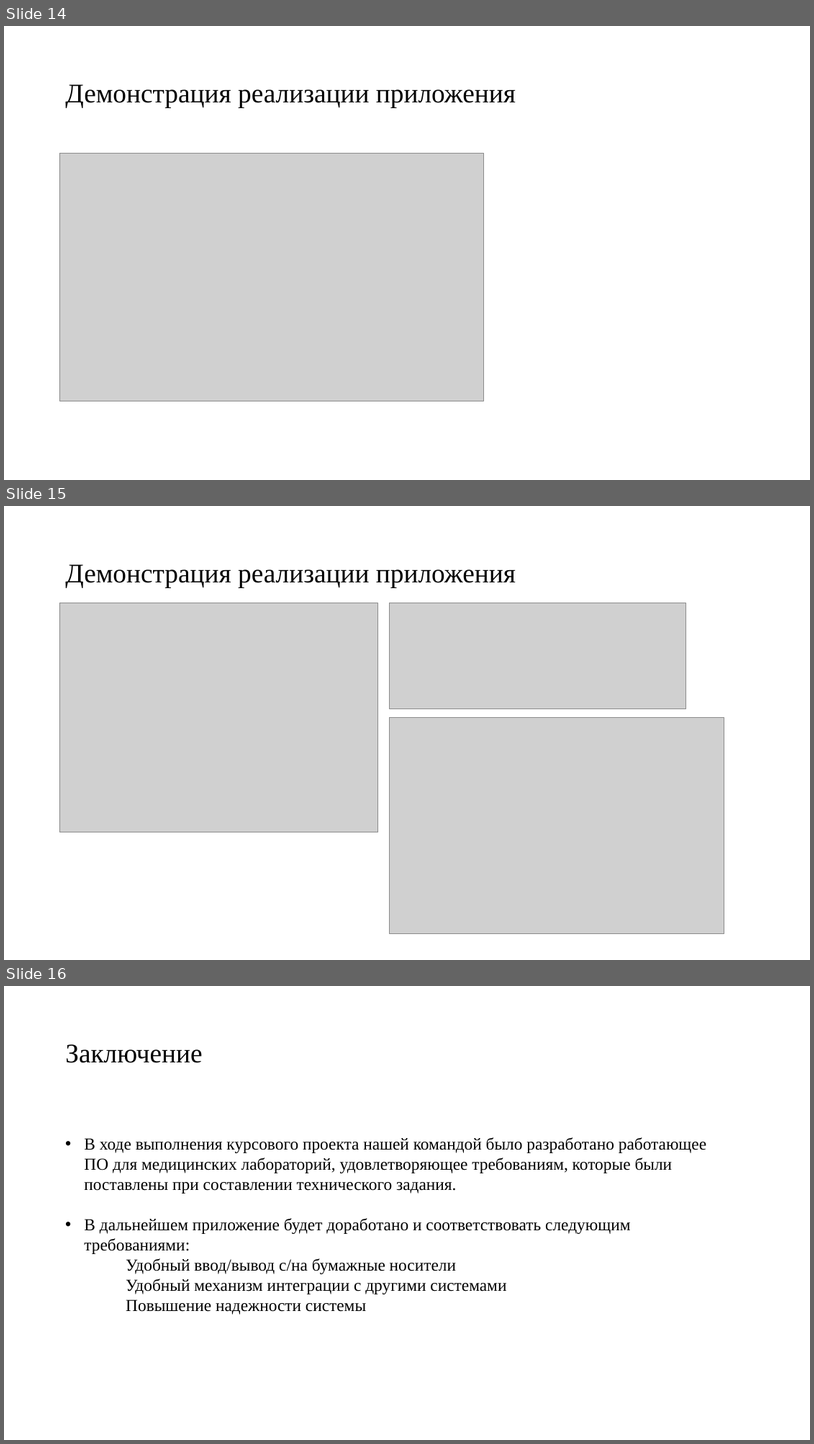
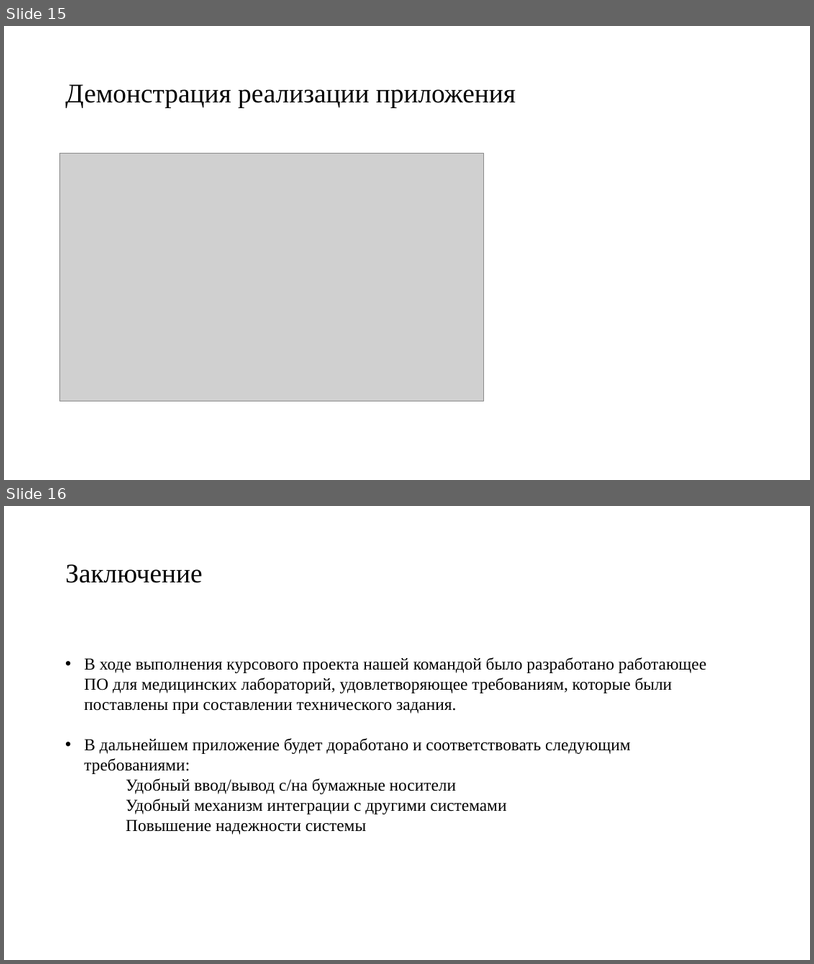
Before and after one commit to kvasov-dev/Medical-Analysis-System, a slide deck: Документация/Презентация.pptx. Shown one above the other, each under a label of ours: slides 14, 15 and 16 before the commit, slides 15 and 16 after it. The pictures are 814x1444 and 814x964 pixels, drawn with LibreOffice and Linux fonts; fonts in the diff are those of the drawing; grey boxes stand for pictures. Boxes give left, top, right and bottom in pixels: in the first picture for what was removed or moved away, otherwise in the second. Text is boxed around its words. In the diff, an @@ line names an element or a change of style, - is before the commit and + after.

```diff
--- a/Документация/Презентация.pptx
+++ b/Документация/Презентация.pptx
@@ slide 15 removed at <box>4,506,810,960</box>, background #FFFFFF @@
@@ title removed at <box>65,564,516,587</box> @@
-Демонстрация реализации приложения
@@ picture removed at <box>59,603,378,832</box> @@
@@ picture removed at <box>389,603,687,709</box> @@
@@ picture removed at <box>389,718,724,934</box> @@
@@ what was slide 14 is now slide 15 @@
```
Also in this commit, not shown: 4 slides changed, 1 slide added, 1 other slide removed, 1 other file.
